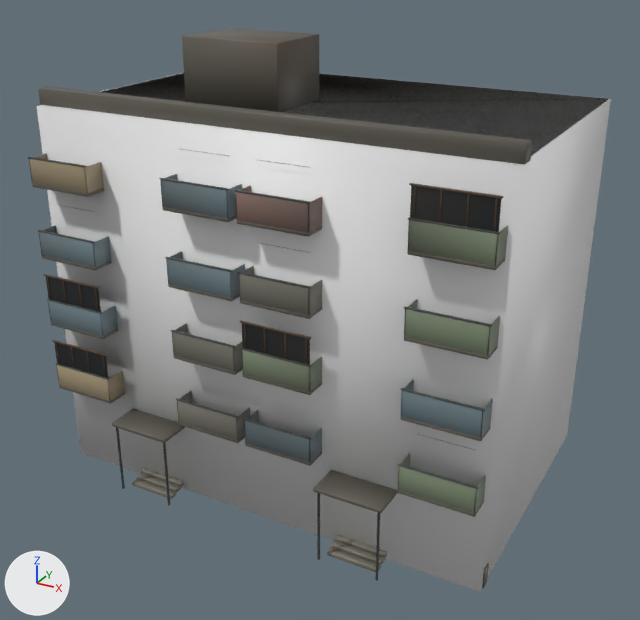
The glTF model assets/models/bloque_paneles.glb: old version first, new version second.
Camera for both pictures: a camera (50 mm lens) standing at (15.7, -24.0, 21.0) and looking at (0.5, 3.7, 7.1). Arrows for +X, +Y and +Z are at lower left; the lights stay in place. The picture after the commit comes second. Where no turn or scale is listed for an object, it has been applied to the vertices. Vertices at exactly the same position are counted once.

The first picture shows 'bloque', 'bloque_paneles-colcaja'.
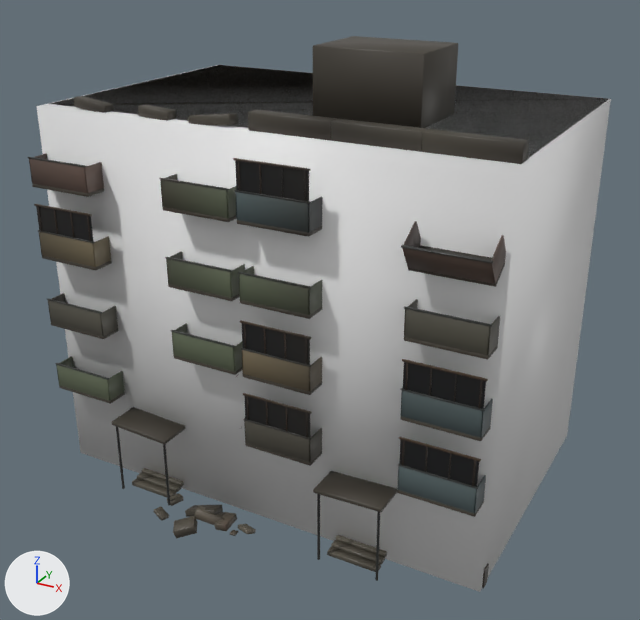
What changed in the scene script:
```text
Change me_bloque:
    used by ob_bloque; location = (0.0, 0.0, 0.0)
    remove me_bloque.from_pydata(...)  # 9656 vertices, 17684 faces; spans x -9.1..9.1, y -1.8..11.1, z 0.0..17.2
    add me_bloque.from_pydata(...)  # 18744 vertices, 35720 faces; spans x -9.1..9.1, y -3.0..11.1, z -0.3..17.2
    me_bloque part 1: the loose piece of 24 vertices spanning x -7.6..-6.3, y -0.3, z 13.4..13.7 is scaled about its middle by (1.31, 20.9, 2.09), then moved by (5.4, 0.4, 1.4)
    me_bloque part 2: the loose piece of 24 vertices spanning x -4.5..-0.5, y 2.5..5.5, z 14.8..17.2 is moved by (5.4, 0.0, 0.0)
    me_bloque part 3: the loose piece of 24 vertices spanning x -8.9..-6.1, y -1.3..-1.2, z 5.7..5.8 is turned -166.2 degrees about the y axis through its middle and scaled by 0.453, then moved by (0.6, 0.9, -3.4)
    me_bloque part 4: the loose piece of 24 vertices spanning x -8.7, y -1.3..-1.2, z 7.5..8.5 is moved by (0.0, 0.0, 2.8)
    me_bloque part 5: the loose piece of 24 vertices spanning x -7.9, y -1.3..-1.2, z 7.5..8.5 is moved by (0.0, 0.0, 2.8)
    me_bloque part 6: the loose piece of 24 vertices spanning x -7.1, y -1.3..-1.2, z 7.5..8.5 is moved by (0.0, 0.0, 2.8)
    me_bloque part 7: the loose piece of 24 vertices spanning x -6.3, y -1.3..-1.2, z 7.5..8.5 is moved by (0.0, 0.0, 2.8)
    me_bloque part 8: the loose piece of 24 vertices spanning x -8.9..-6.1, y -1.3..-1.2, z 8.5..8.6 is moved by (0.0, 0.0, 2.8)
    me_bloque part 9: the loose piece of 24 vertices spanning x -2.9..-0.1, y -1.3..-1.2, z 4.7 is turned -6.9 degrees about the y axis through its middle and scaled by 0.599, then moved by (-3.0, 0.9, 0.0)
    me_bloque part 10: the loose piece of 24 vertices spanning x -2.8..-0.1, y -1.3..-0.2, z 3.6..3.7 is scaled about its middle by (0.463, 0.019, 1.29), then moved by (0.5, 0.4, -1.3)
    me_bloque part 11: 22 loose pieces with 420 vertices, spanning x -8.7..8.9, y -1.3..-0.2, z 3.7..14.1, are deleted
    me_bloque part 12: 514 vertices moved within x -9.0..9.0, y -1.8..0.0, z 0.8..14.8; 535 vertices removed from x -9.1..9.1, y -1.8..0.3, z 0.8..15.4; 10035 vertices added at x -9.1..9.1, y -3.0..0.3, z -0.3..15.4
    me_bloque part 13: 8307 kept faces spanning x -9.1..9.1, y -1.8..11.1, z 0.0..14.8 get new vertex colours
    other edits to the shape of me_bloque do not show in these pictures
```

Changed parts and their boxes [x1, y1, x2, y2] in the pictures (640 x 620 px; the box of a moved part takes in the faces that stretch with it):
'bloque', reshaped
    before: [28, 28, 608, 588]
    after: [28, 36, 608, 588]
part 1 of me_bloque, moved or reshaped (not visible before)
    after: [188, 113, 238, 125]
part 2 of me_bloque, moved or reshaped
    before: [182, 28, 319, 112]
    after: [313, 36, 458, 128]
part 3 of me_bloque, moved or reshaped (not visible afterwards)
    before: [52, 340, 107, 356]
part 4 of me_bloque, moved or reshaped
    before: [47, 277, 51, 300]
    after: [38, 206, 42, 231]
part 5 of me_bloque, moved or reshaped
    before: [62, 280, 67, 304]
    after: [54, 209, 58, 234]
part 6 of me_bloque, moved or reshaped
    before: [78, 284, 83, 308]
    after: [70, 213, 74, 238]
part 7 of me_bloque, moved or reshaped
    before: [95, 288, 99, 312]
    after: [87, 216, 91, 241]
part 8 of me_bloque, moved or reshaped
    before: [43, 274, 100, 289]
    after: [34, 204, 92, 216]
part 9 of me_bloque, moved or reshaped (not visible afterwards)
    before: [176, 398, 239, 418]
part 10 of me_bloque, moved or reshaped (not visible afterwards)
    before: [178, 422, 245, 443]
part 11 of me_bloque, deleted
    before: [56, 149, 504, 450]
part 12 of me_bloque, reshaped
    before: [38, 86, 532, 513]
    after: [36, 96, 529, 588]
part 13 of me_bloque, recoloured
    before: [28, 74, 534, 574]
    after: [28, 65, 534, 574]
